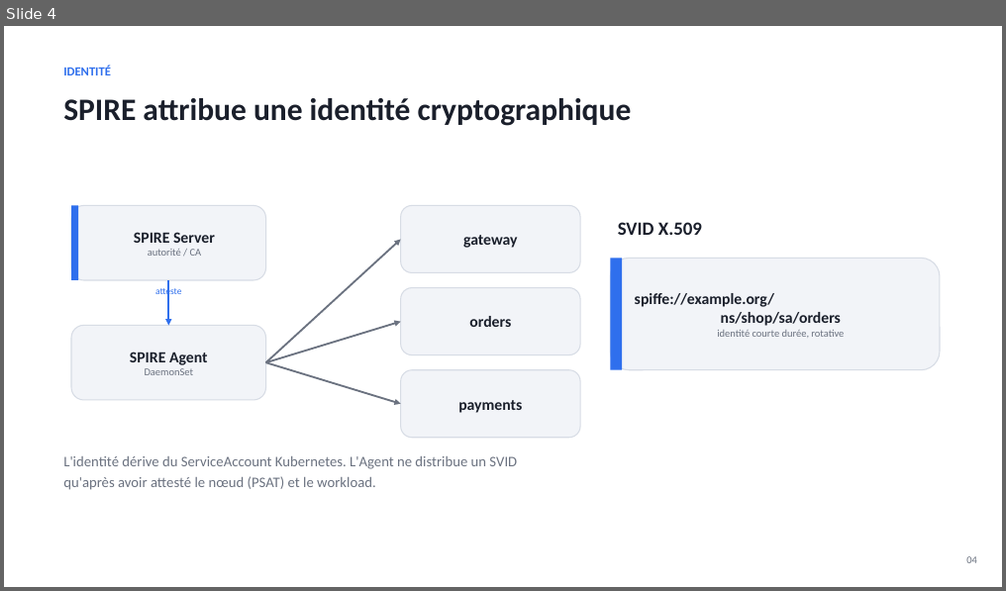
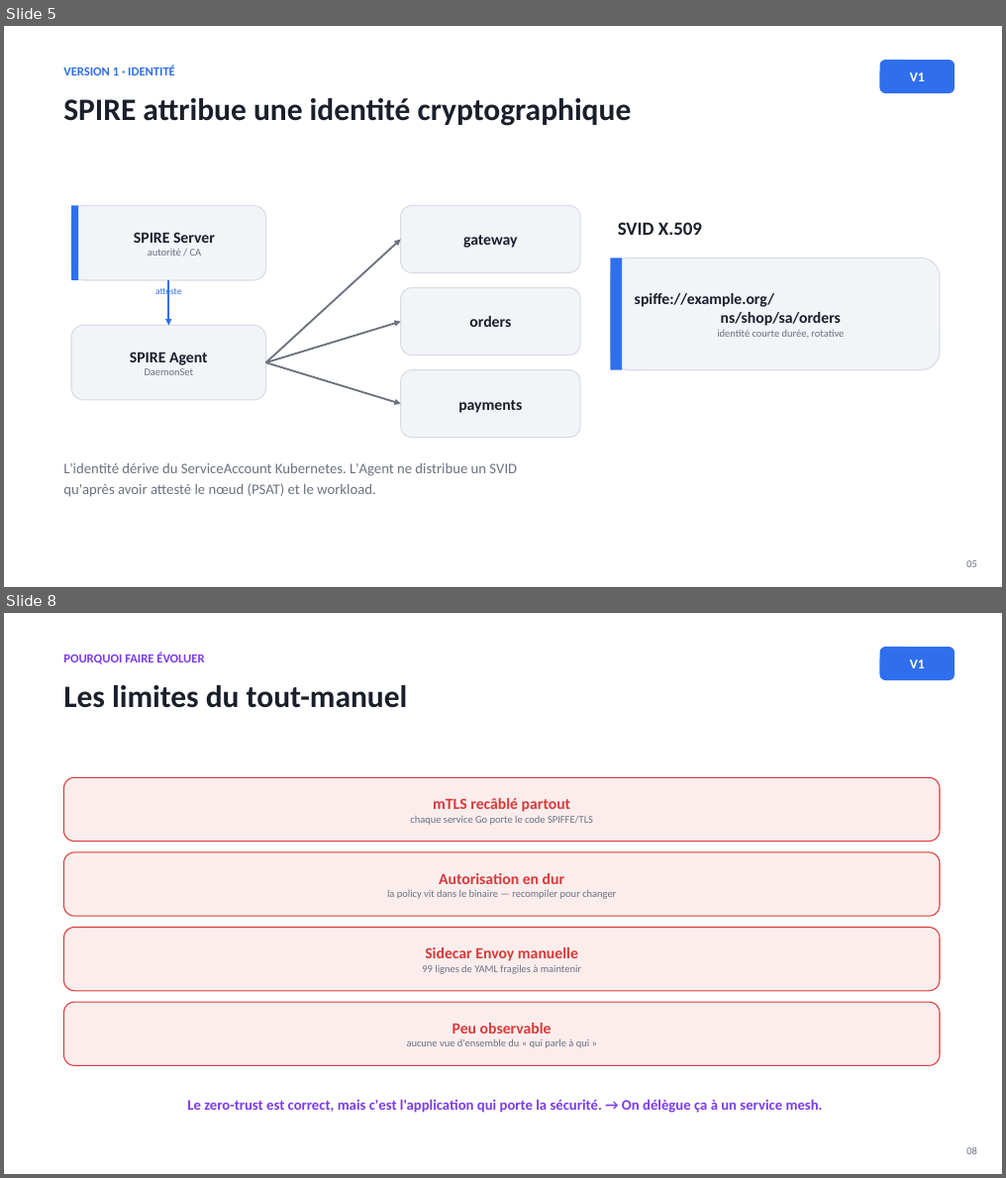
Before and after one commit to Sipixer/SPIRE-DevSecOps, a slide deck: slides/SPIRE-Zero-Trust.pptx. Shown one above the other, each under a label of ours: slide 4 before the commit, slides 5 and 8 after it; the slides between them are not shown. The pictures are 1006x591 and 1006x1178 pixels, drawn with LibreOffice and Linux fonts; fonts in the diff are those of the drawing. Boxes give left, top, right and bottom in pixels: in the first picture for what was removed or moved away, otherwise in the second. Text is boxed around its words. In the diff, an @@ line names an element or a change of style, - is before the commit and + after.

Commit message:
slides: deck réécrit en narratif d'évolution v1 -> v2
- 11 -> 17 slides. Fil rouge : le zero-trust (2 principes) porté
  différemment par les 2 versions.
- V1 (SPIRE manuel) : identité SVID, mTLS+policy en code, Envoy manuel,
  puis une slide 'limites' (charnière).
- V2 (Istio) : bascule (l'app -> le mesh), AuthorizationPolicy déclaratives,
  le 403 démontré, Kiali observable.
- slide comparaison v1 vs v2 (identité/mTLS/autz/observabilité).
- slide accès zero-trust : JIT SSH + Cloudflare Tunnel/Access.
- infra à jour (Istio au lieu de SPIRE dans les slides plateforme/CI).

```diff
--- a/slides/SPIRE-Zero-Trust.pptx
+++ b/slides/SPIRE-Zero-Trust.pptx
@@ slide 8 added at bbox=[4, 613, 1002, 1174], background #FFFFFF @@
@@ text added at bbox=[63, 652, 204, 664], 12 pt, text #7C3AED, bold @@
+POURQUOI FAIRE ÉVOLUER
@@ rounded rectangle added at bbox=[880, 647, 954, 680], fill #2F6FED, 13 pt, text #FFFFFF, bold @@
+V1
@@ text added at bbox=[63, 685, 408, 708], 30 pt, text #1A1F2B, bold @@
+Les limites du tout-manuel
@@ rounded rectangle added at bbox=[63, 777, 940, 842], fill #FCEDED, outline #D93A3A 1 pt, 10 pt, text #6B7280 @@
+mTLS recâblé partout
+chaque service Go porte le code SPIFFE/TLS
@@ rounded rectangle added at bbox=[63, 853, 940, 916], fill #FCEDED, outline #D93A3A 1 pt, 10 pt, text #6B7280 @@
+Autorisation en dur
+la policy vit dans le binaire — recompiler pour changer
@@ rounded rectangle added at bbox=[63, 928, 940, 991], fill #FCEDED, outline #D93A3A 1 pt, 10 pt, text #6B7280 @@
+Sidecar Envoy manuelle
+99 lignes de YAML fragiles à maintenir
@@ rounded rectangle added at bbox=[63, 1002, 940, 1065], fill #FCEDED, outline #D93A3A 1 pt, 10 pt, text #6B7280 @@
+Peu observable
+aucune vue d'ensemble du « qui parle à qui »
@@ text added at bbox=[187, 1099, 823, 1113], 14 pt, text #7C3AED, bold @@
+Le zero-trust est correct, mais c'est l'application qui porte la sécurité. → On délègue ça à un service mesh.
@@ text added at bbox=[966, 1148, 977, 1155], 10 pt, text #6B7280 @@
+08
@@ what was slide 4 is now slide 5 @@
@@ slide 5 changed as well @@
@@ text at bbox=[63, 65, 175, 76]: text changed @@
-IDENTITÉ
+VERSION 1 · IDENTITÉ
@@ rounded rectangle added at bbox=[880, 60, 954, 93], fill #2F6FED, 13 pt, text #FFFFFF, bold @@
+V1
@@ text "L'identité dérive du ServiceAccount Kubernetes. ...": place and size @@
-text "L'identité dérive du ServiceAccount Kubernetes. ..." at bbox=[63, 457, 517, 490]
+text "L'identité dérive du ServiceAccount Kubernetes. ..." at bbox=[63, 464, 517, 497]
@@ text removed at bbox=[966, 557, 977, 564] @@
-04
@@ text added at bbox=[966, 561, 977, 568], 10 pt, text #6B7280 @@
+05
```
Also in this commit, not shown: 7 other slides changed, 8 other slides added, 3 slides removed, 1 other file.
